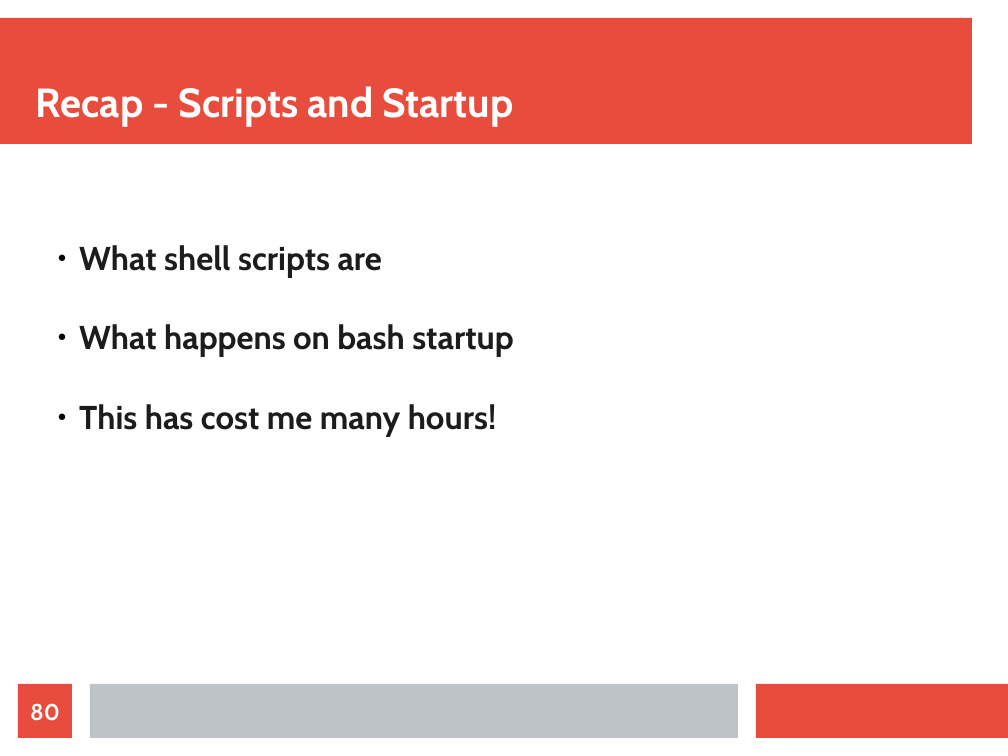
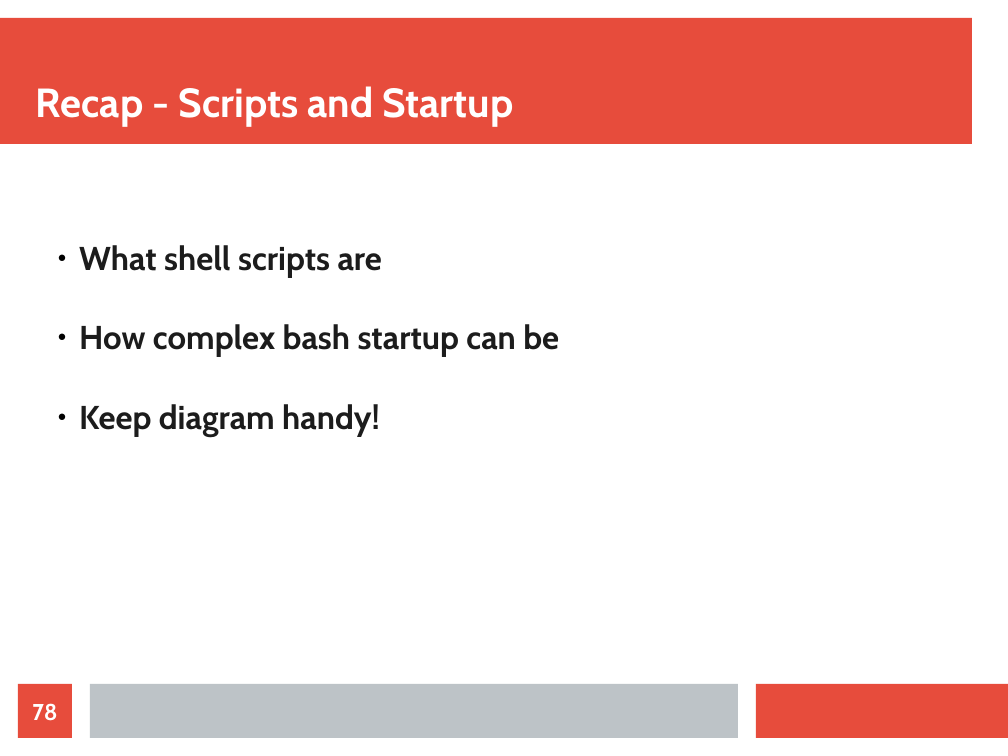
Before and after one commit to ianmiell/introduction-to-bash, a slide deck: slide 78 of slides/introduction_to_bash.odp (slide 80 before the commit). Drawn at 1008x756 pixels with LibreOffice and Linux fonts; fonts in the diff are those of the drawing. Boxes give left, top, right and bottom in pixels: in the first picture for what was removed or moved away, otherwise in the second. Text is boxed around its words. In the diff, an @@ line names an element or a change of style, - is before the commit and + after.

```diff
--- a/slides/introduction_to_bash.odp
+++ b/slides/introduction_to_bash.odp
@@ subtitle at (x1=79, y1=324, x2=559, y2=436): text changed @@
-  ● What happens on bash startup
-  ● This has cost me many hours!
+  ● How complex bash startup can be
+  ● Keep diagram handy!
@@ page number at (x1=32, y1=703, x2=57, y2=721): text changed @@
-80
+78
```
Also in this commit, not shown: 4 other slides changed, 3 slides removed, 8 other files.
